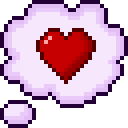
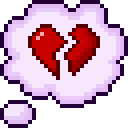
Before/after of a 128x128 layered artwork. What changed in the layer stack:
added layer "Layer 6" above "Layer 5" over [64,24,100,76]
painted on "Layer 5" over [28,24,96,84]
